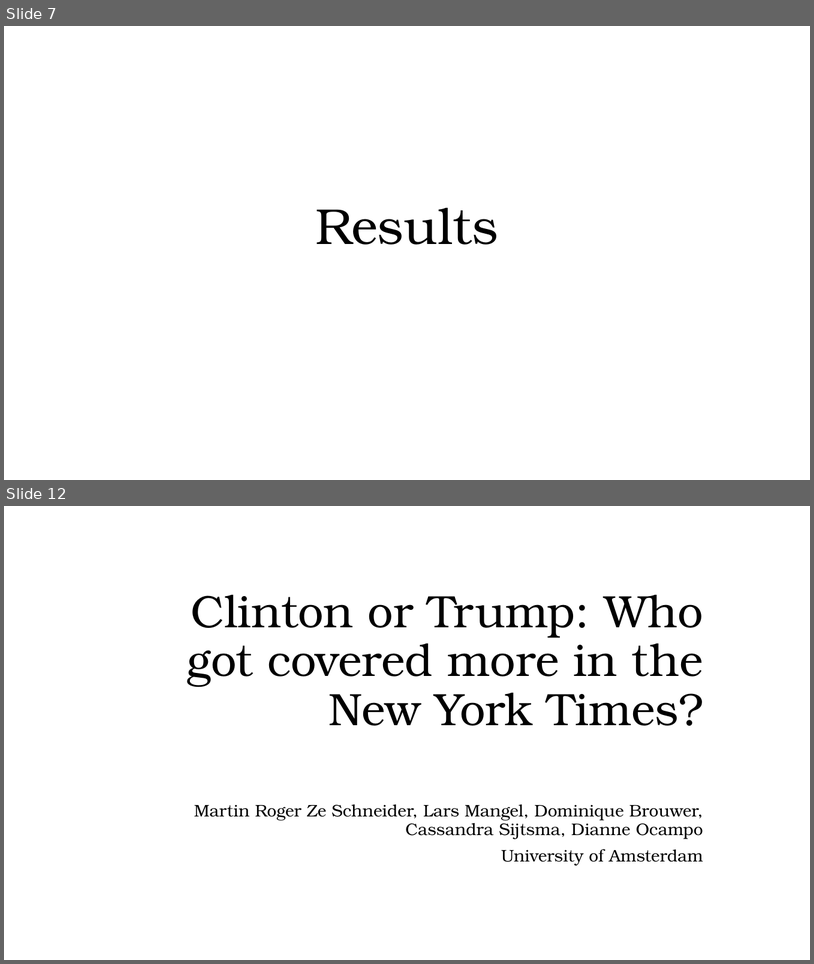
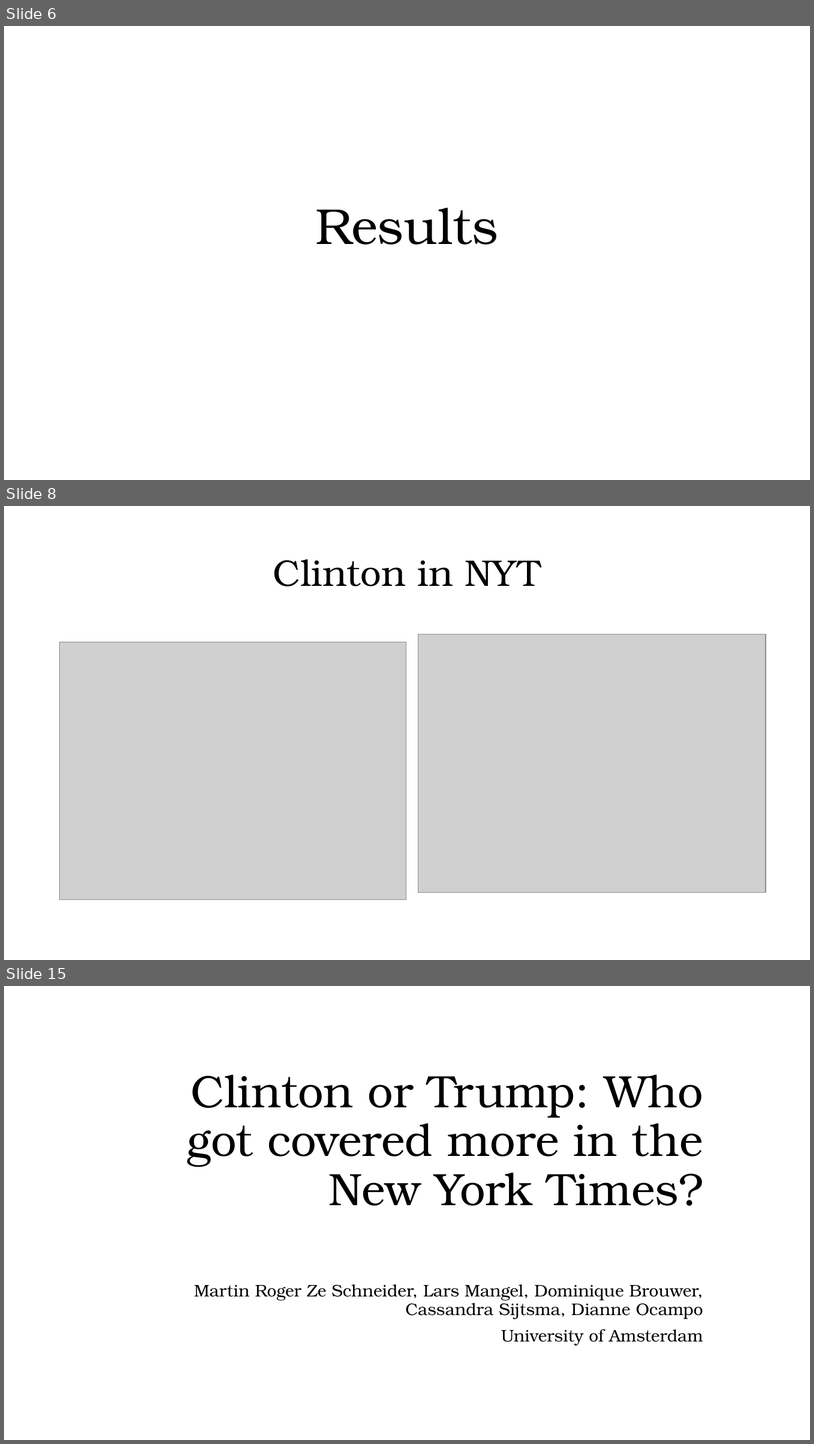
Before and after one commit to dnnocampo/PortfolioOtD, a slide deck: Powerpoint - Frequency Clinton and Trump.pptx. Shown one above the other, each under a label of ours: slides 7 and 12 before the commit, slides 6, 8 and 15 after it; the slides between them are not shown. The pictures are 814x964 and 814x1444 pixels, drawn with LibreOffice and Linux fonts; fonts in the diff are those of the drawing; grey boxes stand for pictures. Boxes give left, top, right and bottom in pixels: in the first picture for what was removed or moved away, otherwise in the second. Text is boxed around its words. In the diff, an @@ line names an element or a change of style, - is before the commit and + after.

```diff
--- a/Powerpoint - Frequency Clinton and Trump.pptx
+++ b/Powerpoint - Frequency Clinton and Trump.pptx
@@ slide 8 added at box(4, 506, 810, 960), background #FFFFFF @@
@@ title added at box(273, 559, 540, 586), 44 pt, text #000000 @@
+Clinton in NYT
@@ picture added at box(60, 642, 407, 900) @@
@@ picture added at box(419, 634, 766, 892) @@
@@ what was slide 7 is now slide 6 @@
@@ what was slide 12 is now slide 15 @@
```
Also in this commit, not shown: 4 slides changed, 6 other slides added, 4 slides removed.
